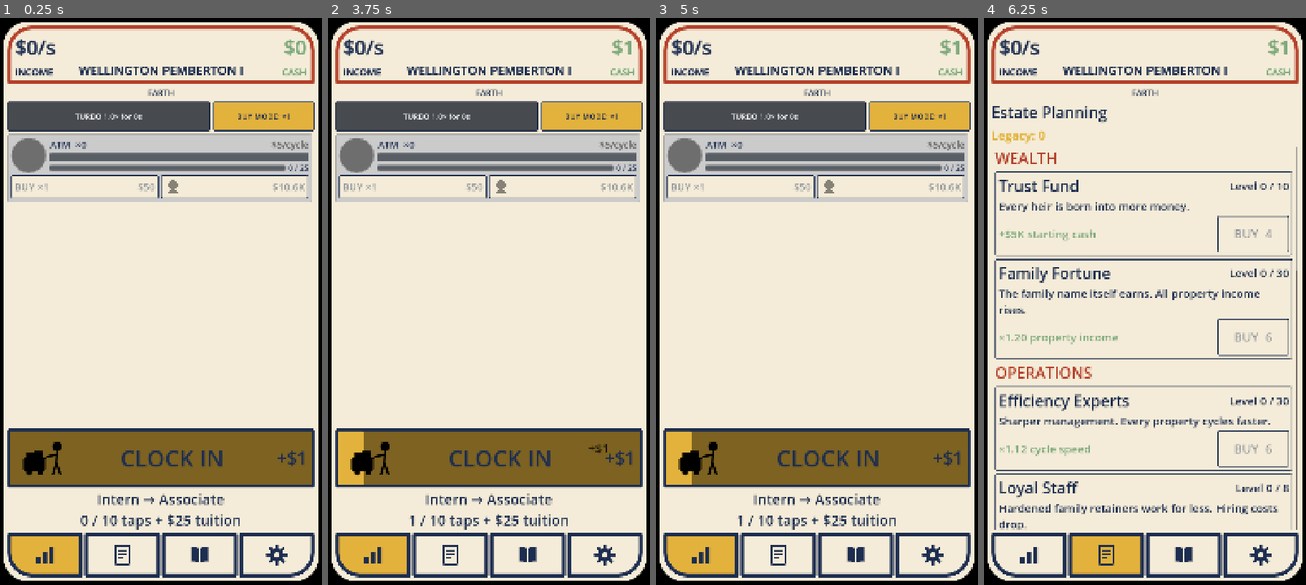
Above: before the commit, frames 1-4 (left to right).
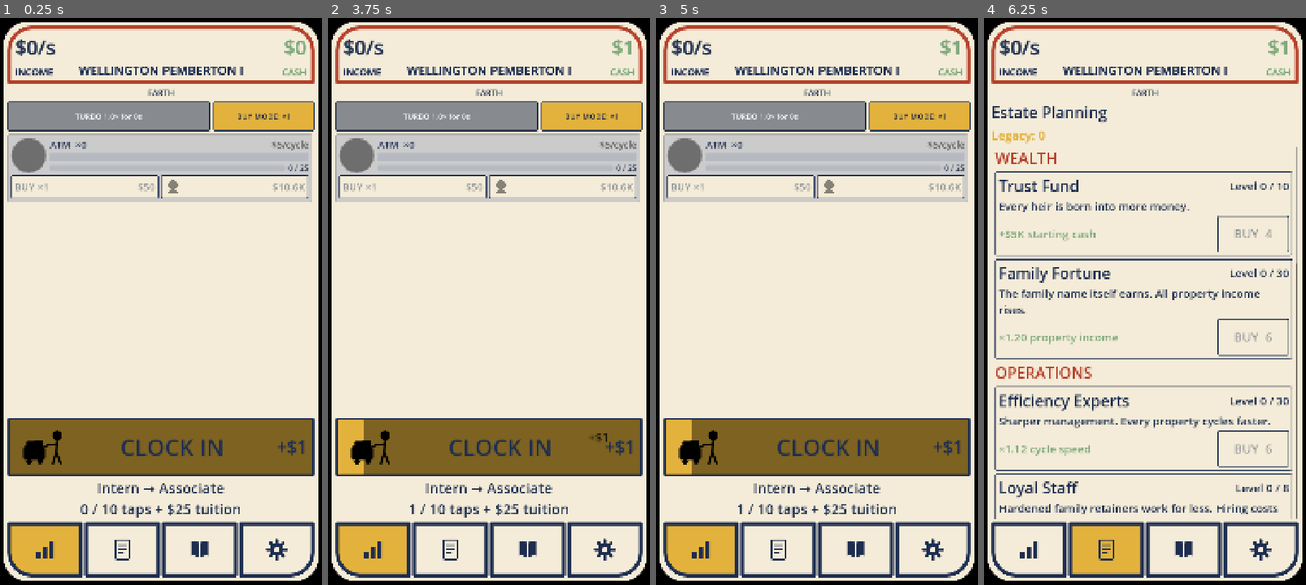
Above: after the commit, the same moments.

Repository: TimGoergen/american-tycoon
Game: Godot game, scene res://Main.tscn
Two runs of this game, one before a commit and one after it. Both use one fixed random seed, a clock stepped at 60 frames per second and the inputs below.
Inputs (mouse positions are in pixels of both pictures, inside the frame that each line leads up to; where the layout moved, square brackets give the same spot in the first picture):
- Up to frame 1 (0.25 s): no input
- Up to frame 2 (3.75 s): click "BUY MODE: ×1" at 0.5 s; click "BUY MODE: ×10" at 1.25 s; click "BUY MODE: ×100" at 2 s; click "BUY MODE: MAX" at 2.75 s; click (489, 448) [489, 460] at 3.5 s
- Up to frame 3 (5 s): click (701, 556) at 4.27 s
- Up to frame 4 (6.25 s): click (1029, 550) at 5.02 s; click (1106, 556) at 5.77 s

The runs differ from the first frame. In frame 1, 14% of the frame differs, in the area x 2-98%, y 14-97%; in frame 2, 15%; in frame 3, 14%; in frame 4, 2.3%.

Commit message:
UI: lighter progress-bar track, taller tabs, blue automated cycle bar
- Lighten PROGRESS_TRACK_GRAY (#5A5F66 -> #B6BAC0) so every meter's empty
  track reads as a soft background rather than a heavy band.
- Tab bar buttons 25% taller (148 -> 185).
- Cycle bar turns a calm blue (new CYCLE_BLUE) once a property is staffed and
  running itself hands-off, since rush is no longer an option there; the
  rushable highest-owned rung keeps its green/brighter-green states.

Co-Authored-By: Claude Opus 4.8 <noreply@anthropic.com>
Claude-Session: https://claude.ai/code/session_01K2ZZ5Zvn7oQ8E4YSKqtos7

Diff:
--- a/game/scripts/Main.gd
+++ b/game/scripts/Main.gd
@@ -445,7 +445,7 @@
 	_tab_buttons = []
 	for i in range(icons.size()):
 		var b := Button.new()
-		b.custom_minimum_size = Vector2(0, 148)  # 30% taller again (114 -> 148, Tim 2026-06-22)
+		b.custom_minimum_size = Vector2(0, 185)  # 25% taller again (148 -> 185, Tim 2026-06-23)
 		b.size_flags_horizontal = Control.SIZE_EXPAND_FILL
 		b.icon = load(icons[i])
 		b.expand_icon = false
--- a/game/scripts/ui/PropertyRow.gd
+++ b/game/scripts/ui/PropertyRow.gd
@@ -61,9 +61,13 @@
 ## several times a second); easing toward that target instead of snapping to it
 ## makes a held rush read as smooth acceleration rather than a stutter of jumps.
 const RUSH_CATCHUP_TAU := 0.12
-## Tracks the current fill color so we only rebuild the stylebox on a change, not
-## every frame (the same approach FrenzyBar uses for its burn-color swap).
-var _showing_held_rush := false
+## Which cycle-bar fill look is currently applied, so we only rebuild the stylebox on a
+## change, not every frame (the same approach FrenzyBar uses for its burn-color swap):
+##   0 = normal green (idle/running, rush available)
+##   1 = brighter green (rush button held)
+##   2 = calm blue (staffed and running itself — rush is no longer an option)
+## -1 = not yet applied.
+var _cycle_color_applied := -1
 
 # Both action buttons lay their two pieces of text out the same way: a left-aligned
 # label and a right-aligned label sharing one vertically-centered row (Tim 2026-06-17).
@@ -372,10 +376,13 @@
 	_last_true_cycle_fraction = true_fraction
 	_cycle_bar.value = _displayed_cycle_fraction
 
-	# Brighter green while the rush button is held — a live cue that the player's
-	# holding is actively driving this property's cycle.
+	# Cycle-bar fill color. Once a property is staffed and running itself hands-off, rush
+	# is no longer an option (only the player's single highest-owned property stays
+	# rushable — see `interactive` above), so the bar drops its active green for a calm
+	# blue. Otherwise it stays green, brightening while the rush button is actively held.
+	var rush_no_longer_option := staffed and not interactive
 	var rush_held := _manager_circle.is_held() and _prop.units_owned > 0
-	_set_cycle_highlight(rush_held)
+	_set_cycle_color(rush_no_longer_option, rush_held)
 
 	# Milestone slider runs from the last crossed milestone to the next one. Past the
 	# final milestone (400) there is no next, so the bar reads full and the label maxed.
@@ -396,14 +403,24 @@
 	_refresh_hire_button()
 
 
-## Swap the cycle bar's fill between its normal green and a brighter green. Only on
-## change — rebuilding the stylebox every frame would be wasteful (same pattern as
-## FrenzyBar's burn-color swap).
-func _set_cycle_highlight(active: bool) -> void:
-	if active == _showing_held_rush:
-		return
-	_showing_held_rush = active
-	var fill := UiPalette.MONEY_GREEN.lightened(HELD_RUSH_LIGHTEN) if active else UiPalette.MONEY_GREEN
+## Pick the cycle bar's fill: calm blue once the property is automated and rush is no
+## longer an option, otherwise the active green (brightened while the rush button is held).
+## Only rebuilds the stylebox on a change — doing it every frame would be wasteful (same
+## pattern as FrenzyBar's burn-color swap).
+func _set_cycle_color(rush_no_longer_option: bool, rush_held: bool) -> void:
+	var want := 0
+	if rush_no_longer_option:
+		want = 2
+	elif rush_held:
+		want = 1
+	if want == _cycle_color_applied:
+		return
+	_cycle_color_applied = want
+	var fill := UiPalette.MONEY_GREEN
+	if want == 2:
+		fill = UiPalette.CYCLE_BLUE
+	elif want == 1:
+		fill = UiPalette.MONEY_GREEN.lightened(HELD_RUSH_LIGHTEN)
 	UiPalette.style_progress_bar(_cycle_bar, fill)
 
 
--- a/game/scripts/ui/UiPalette.gd
+++ b/game/scripts/ui/UiPalette.gd
@@ -27,9 +27,16 @@
 ## button, behind its restart icon (the start/rush control, GDD §5 / Tim 2026-06-22).
 const SILVER := Color("#C7CBD1")
 
-## Semi-dark gray track behind every progress meter's fill (Tim, 2026-06-22): replaced the
-## bright atomic-teal track, which read too loud behind the cycle / milestone / TURBO fills.
-const PROGRESS_TRACK_GRAY := Color("#5A5F66")
+## Light gray track behind every progress meter's fill (Tim, 2026-06-23): lightened from the
+## former semi-dark slate so the empty part of each bar reads as a soft, quiet background
+## rather than a heavy band competing with the colored fill.
+const PROGRESS_TRACK_GRAY := Color("#B6BAC0")
+
+## Calm muted blue for a property's cycle bar once it is staffed and running itself
+## hands-off — rush is no longer an option, so the bar drops its active green and reads
+## as a steady, automated meter. Tuned to the same muted value as MONEY_GREEN so the two
+## states sit in the same family. (Tim, 2026-06-23.)
+const CYCLE_BLUE := Color("#5E86B8")
 
 # ---------------------------------------------------------------------------
 # Type scale — the single source of truth for UI font sizes (Tim's "chunkier UI"
